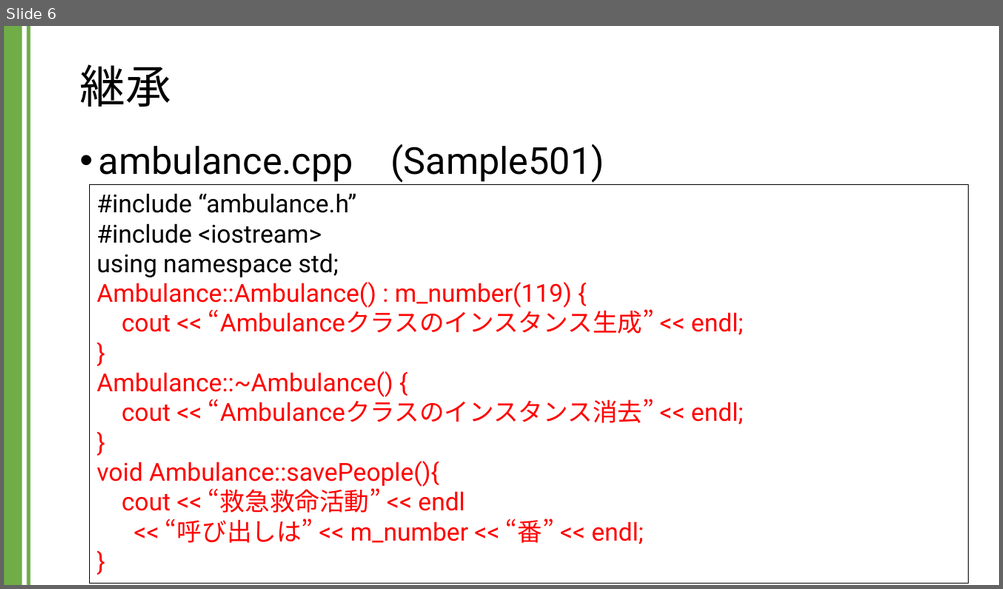
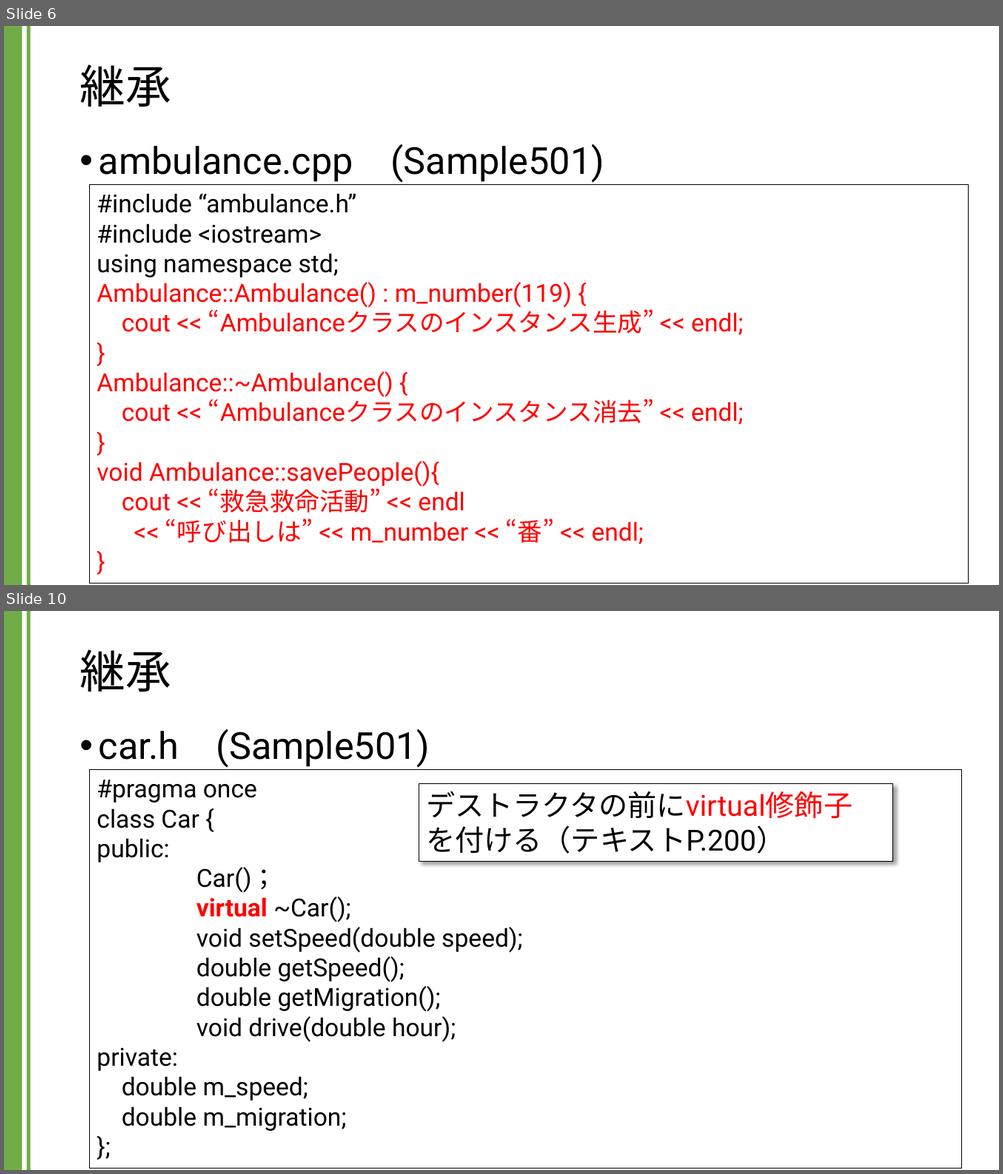
Before and after one commit to kic-murata/cpp2024, a slide deck: 授業資料/講義資料：継承とポリモーフィズム.pptx. Shown one above the other, each under a label of ours: slide 6 before the commit, slides 6 and 10 after it; the slides between them are not shown. The pictures are 1003x589 and 1003x1174 pixels, drawn with LibreOffice and Linux fonts; fonts in the diff are those of the drawing. Boxes give left, top, right and bottom in pixels: in the first picture for what was removed or moved away, otherwise in the second. Text is boxed around its words. In the diff, an @@ line names an element or a change of style, - is before the commit and + after.

```diff
--- a/授業資料/講義資料：継承とポリモーフィズム.pptx
+++ b/授業資料/講義資料：継承とポリモーフィズム.pptx
@@ slide 10 added at [4, 611, 999, 1170], background #FFFFFF; not listed: 2 template elements that a slide beside it also shows @@
@@ title added at [79, 649, 170, 692], 44 pt, text #000000 @@
+継承
@@ text added at [99, 729, 430, 767], 36 pt, text #000000 @@
+• car.h (Sample501)
@@ rectangle added at [90, 769, 962, 1168], outline #000000 0.75 pt, 24 pt, text #000000 @@
+#pragma once
+class Car {
+public:
+Car()；
+virtual ~Car();
+void setSpeed(double speed);
+double getSpeed();
+double getMigration();
+void drive(double hour);
+private:
+double m_speed;
+double m_migration;
+};
@@ rectangle added at [419, 783, 893, 861], fill #FFFFFF, outline #000000 0.75 pt, 28 pt, text #000000 @@
+デストラクタの前にvirtual修飾子
+を付ける（テキストP.200）
```
Also in this commit, not shown: 2 slides changed, 14 other slides added.
